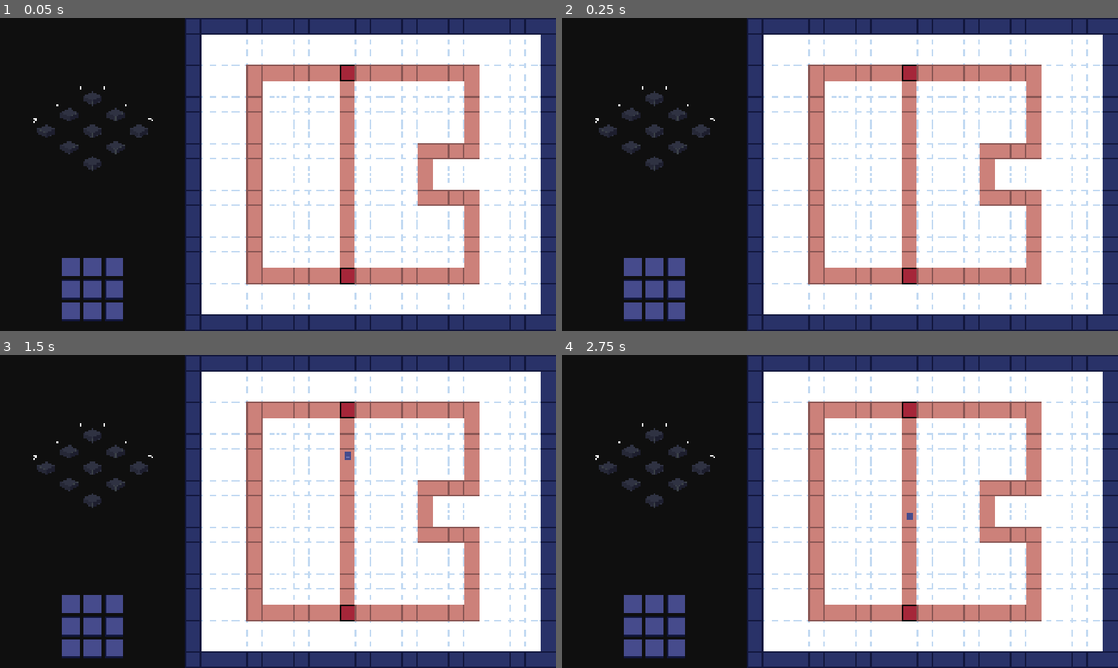
Above: before the commit, frames 1-4 (two rows, left to right).
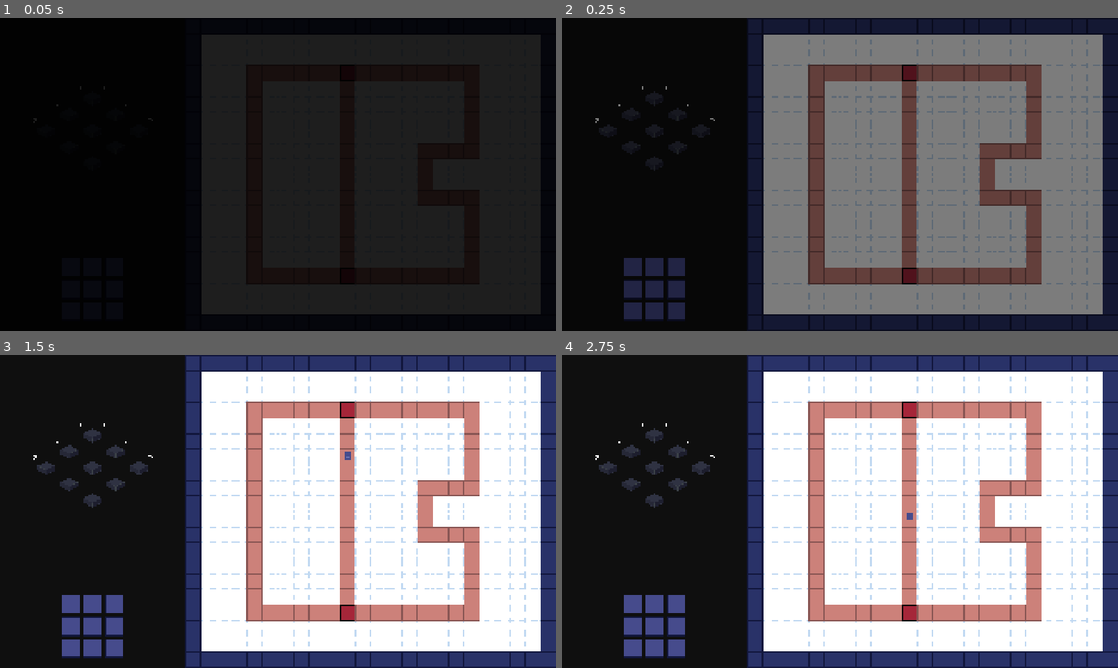
Above: after the commit, the same moments.

Repository: ClemiDouce/halloween-game-jam-2026
Game: Godot game, scene res://scenes/world.tscn
Same seed, same stepped clock (60 frames per second), same inputs: the game is played once before the commit and once after it.
Inputs (mouse positions are in pixels of both pictures, inside the frame that each line leads up to):
- Up to frame 1 (0.05 s): no input
- Up to frame 2 (0.25 s): no input
- Up to frame 3 (1.5 s): tap Enter at 0.5 s; hold Up (ui_up) 0.53-1.25 s; tap D (destroy_building) at 0.6 s; click (72, 614) at 1.25 s
- Up to frame 4 (2.75 s): click (656, 614) at 2.02 s

The runs differ from the first frame. In frame 1, 69% of the frame differs, in the area x 6-100%, y 0-100%; in frame 2, 69%; in frame 3, less than 0.1%; in frame 4, nothing differs.
Error before the commit: Attempt to call function 'fade_in' in base 'null instance' on a null instance. (res://scripts/game_manager.gd:10)

Commit message:
fix foreground layer node and rect

Diff:
--- a/scenes/world.tscn
+++ b/scenes/world.tscn
@@ -14,6 +14,7 @@
 [ext_resource type="Texture2D" uid="uid://dp1w5tnapcxuh" path="res://assets/art/placeholder/building_selection.png" id="9_e3hyu"]
 [ext_resource type="Script" uid="uid://civsi113hopgn" path="res://scripts/ui/path_cursor.gd" id="9_o8fc1"]
 [ext_resource type="Script" uid="uid://cu76jeby58c7o" path="res://scripts/player_controller.gd" id="10_w7kh3"]
+[ext_resource type="Script" uid="uid://ceq4uysn1h6dk" path="res://scripts/foreground_layer.gd" id="15_xo05s"]
 
 [sub_resource type="TileSetAtlasSource" id="TileSetAtlasSource_eab5i"]
 texture = ExtResource("1_4mrxx")
@@ -151,3 +152,16 @@
 [node name="PlayerController" type="Node" parent="." unique_id=1060732579 node_paths=PackedStringArray("controlling_base")]
 script = ExtResource("10_w7kh3")
 controlling_base = NodePath("../BaseManager")
+
+[node name="ForegroundLayer" type="CanvasLayer" parent="." unique_id=1449940769]
+unique_name_in_owner = true
+script = ExtResource("15_xo05s")
+
+[node name="FadeRect" type="ColorRect" parent="ForegroundLayer" unique_id=691542163]
+anchors_preset = 15
+anchor_right = 1.0
+anchor_bottom = 1.0
+grow_horizontal = 2
+grow_vertical = 2
+mouse_filter = 2
+color = Color(0, 0, 0, 0)
--- /dev/null
+++ b/scripts/foreground_layer.gd
@@ -0,0 +1,15 @@
+extends CanvasLayer
+
+@onready var fade_rect: ColorRect = $FadeRect
+
+#region Fade in / out
+func fade_out():
+	var fade_tween = create_tween().set_trans(Tween.TRANS_QUINT).set_ease(Tween.EASE_OUT)
+	fade_tween.tween_property(fade_rect, "color:a", 1, 2.).from(0.)
+	await fade_tween.finished
+
+func fade_in():
+	var fade_tween = create_tween().set_trans(Tween.TRANS_QUINT).set_ease(Tween.EASE_OUT)
+	fade_tween.tween_property(fade_rect, "color:a", 0, 2.).from(1.)
+	await fade_tween.finished
+#endregion
--- a/scripts/path/paths_manager.gd
+++ b/scripts/path/paths_manager.gd
@@ -13,11 +13,11 @@
 
 func _process(_delta: float) -> void:
 	if Input.is_action_just_pressed("ui_down"):
-		_spawn_unit(true, SMALL_TANK, CombatData.Team.PLAYER)
+		_spawn_unit(SMALL_TANK, CombatData.Team.PLAYER)
 	elif Input.is_action_just_pressed("ui_up"):
-		_spawn_unit(false, GUN_SOLDIER, CombatData.Team.HOSTILE)
+		_spawn_unit(GUN_SOLDIER, CombatData.Team.HOSTILE)
 
-func _spawn_unit(player: bool, unit_type: UnitResource, team: CombatData.Team):
+func _spawn_unit(unit_type: UnitResource, team: CombatData.Team):
 	var unit = UNIT_ENTITY.instantiate() as UnitEntity
 	entities.add_child.call_deferred(unit)
 	await unit.ready
Not shown, added: scripts/foreground_layer.gd.uid
